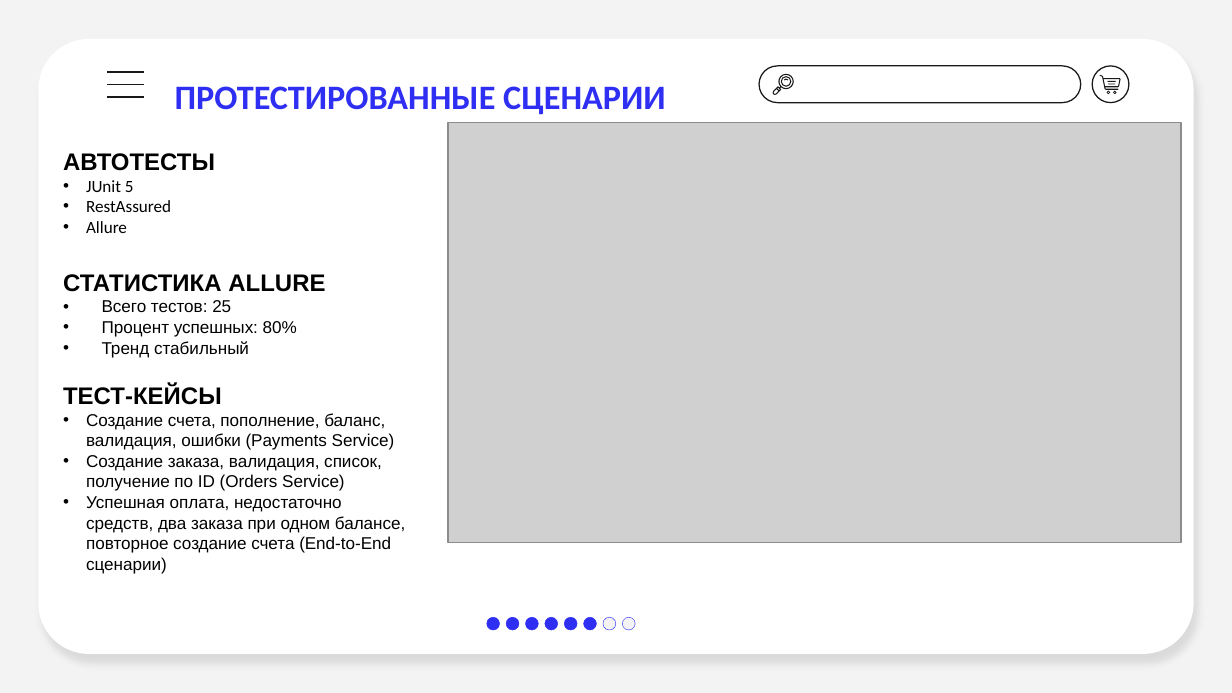
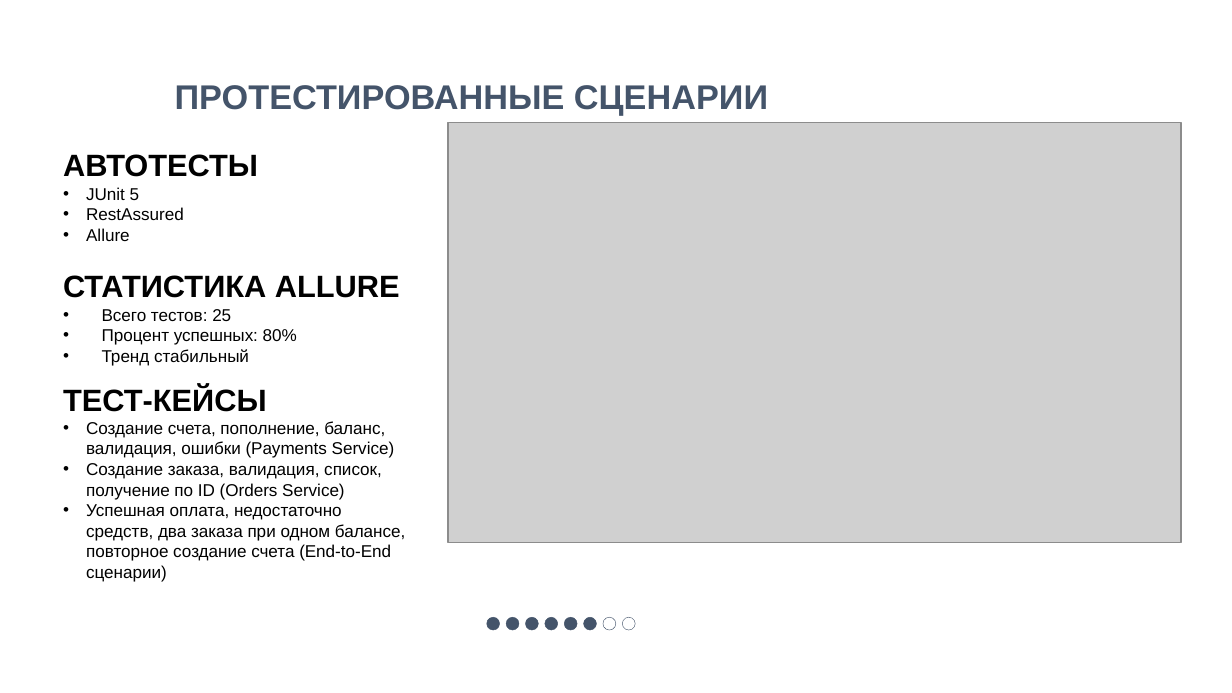
Before and after one commit to Kulikova-A18/Industrial_software_development_akulikova_final_project, a slide deck: slide 8 of Итоговая_работа_КуликоваАВ.pptx. Drawn at 1232x693 pixels with LibreOffice and Linux fonts; fonts in the diff are those of the drawing; grey boxes stand for pictures. Boxes give left, top, right and bottom in pixels: in the first picture for what was removed or moved away, otherwise in the second. Text is boxed around its words. In the diff, an @@ line names an element or a change of style, - is before the commit and + after.

```diff
--- a/Итоговая_работа_КуликоваАВ.pptx
+++ b/Итоговая_работа_КуликоваАВ.pptx
@@ background #F3F3F3 to #FFFFFF @@
@@ rounded rectangle removed at (x1=38, y1=39, x2=1194, y2=654) @@
@@ text "ПРОТЕСТИРОВАННЫЕ СЦЕНАРИИ" at (x1=175, y1=85, x2=768, y2=116): font Calibri to Arial, text colour #2F2FF4 to #44546A @@
@@ group removed at (x1=107, y1=65, x2=1130, y2=102): 8 freeform shapes, 3 lines, 1 rounded rectangle, 1 ellipse @@
@@ text "АВТОТЕСТЫ" at (x1=63, y1=154, x2=258, y2=241): size 14 to 18 pt in "АВТОТЕСТЫ"; font Calibri to Arial in "JUnit 5", "RestAssured", "Allure" @@
@@ text "СТАТИСТИКА ALLURE" at (x1=63, y1=275, x2=400, y2=366): size 14 to 18 pt in "СТАТИСТИКА ALLURE" @@
@@ text "ТЕСТ-КЕЙСЫ" at (x1=63, y1=386, x2=405, y2=582): size 14 to 18 pt in "ТЕСТ-КЕЙСЫ" @@
@@ fill #2F2FF4 to #44546A; outline #2F2FF4 0.25 pt to #44546A 0.25 pt in 6 elements at (x1=506, y1=617, x2=519, y2=630), (x1=526, y1=617, x2=538, y2=630), (x1=545, y1=617, x2=557, y2=630), (x1=564, y1=617, x2=577, y2=630), (x1=584, y1=617, x2=596, y2=630), (x1=487, y1=617, x2=499, y2=630) @@
@@ ellipse at (x1=602, y1=617, x2=615, y2=630): fill #F3F3F3 to #FFFFFF; outline #2F2FF4 0.25 pt to #44546A 0.25 pt @@
@@ ellipse at (x1=622, y1=617, x2=634, y2=630): fill #F3F3F3 to #FFFFFF; outline #2F2FF4 0.25 pt to #44546A 0.25 pt @@
```
Also in this commit, not shown: 12 other slides changed, 1 other file.
